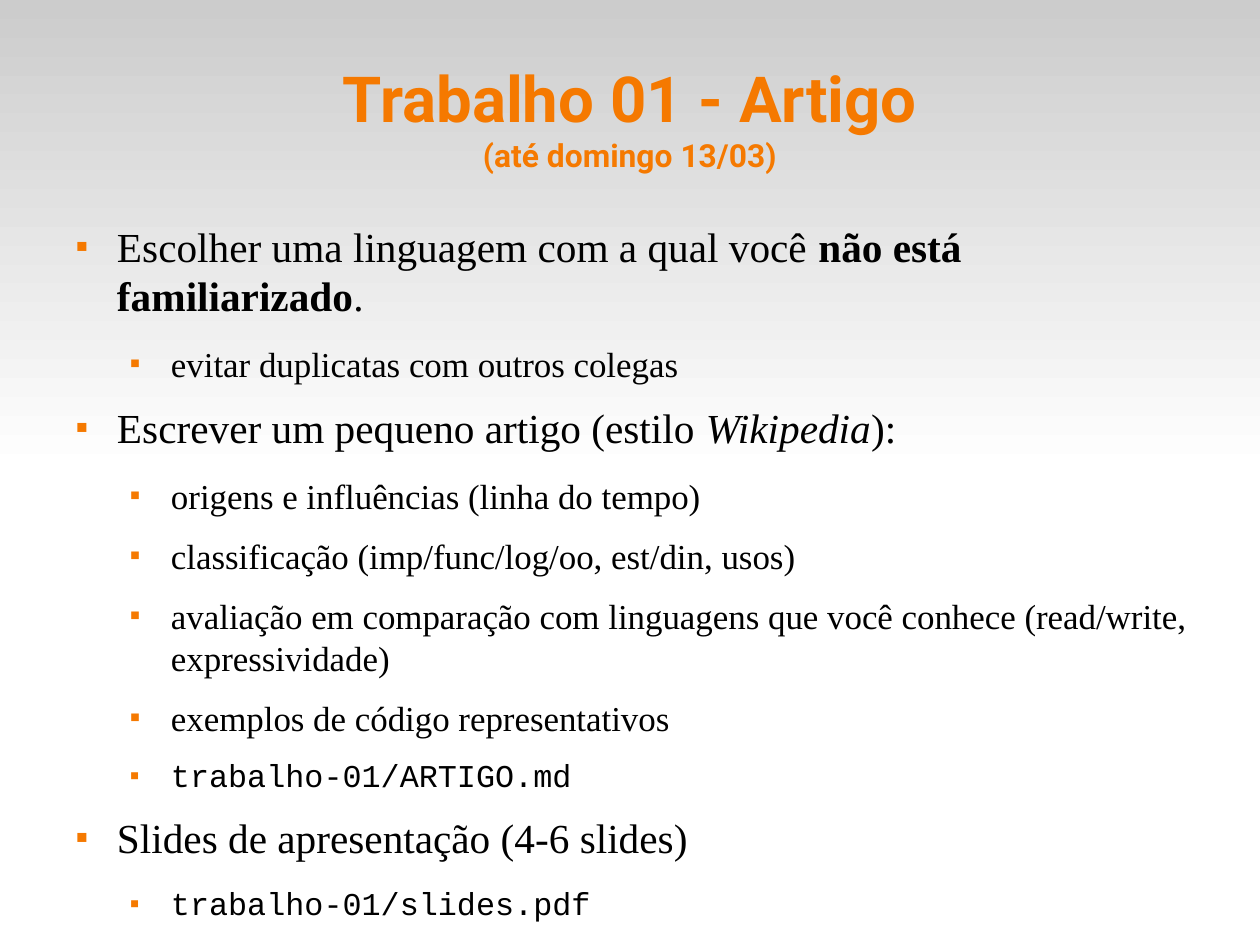
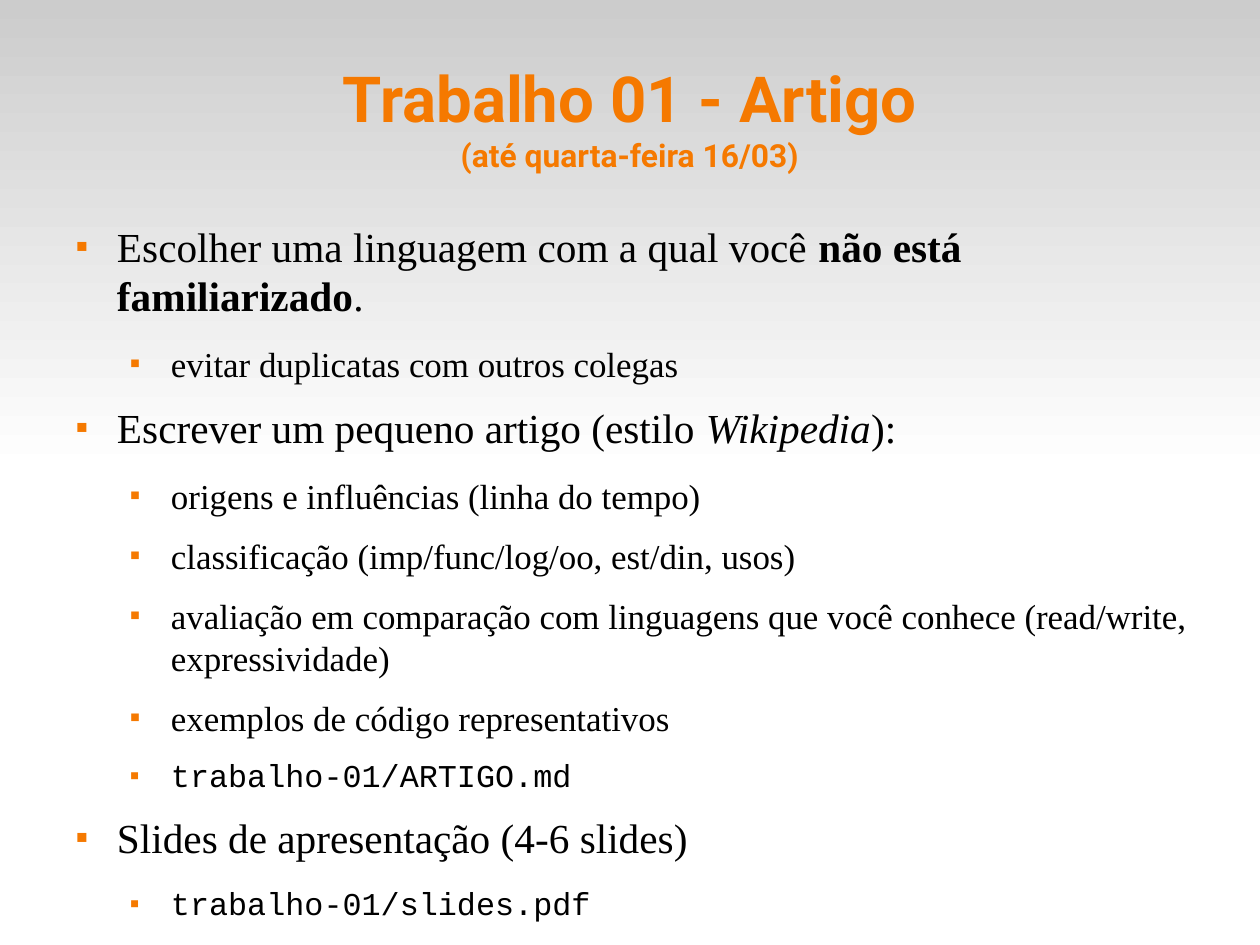
Before and after one commit to fsantanna-uerj/EDL, a slide deck: slide 4 of slides/edl-02.odp. Drawn at 1260x945 pixels with LibreOffice and Linux fonts; fonts in the diff are those of the drawing. Boxes give left, top, right and bottom in pixels: in the first picture for what was removed or moved away, otherwise in the second. Text is boxed around its words. In the diff, an @@ line names an element or a change of style, - is before the commit and + after.

```diff
--- a/slides/edl-02.odp
+++ b/slides/edl-02.odp
@@ title at [343, 74, 917, 174]: text changed; size 40 to 20 pt @@
-Trabalho 01 - Artigo
-(até domingo 13/03)
+Trabalho 01 - Artigo
+(até quarta-feira 16/03)
```
Also in this commit, not shown: 2 other slides changed, 2 slides added, 11 other files.
